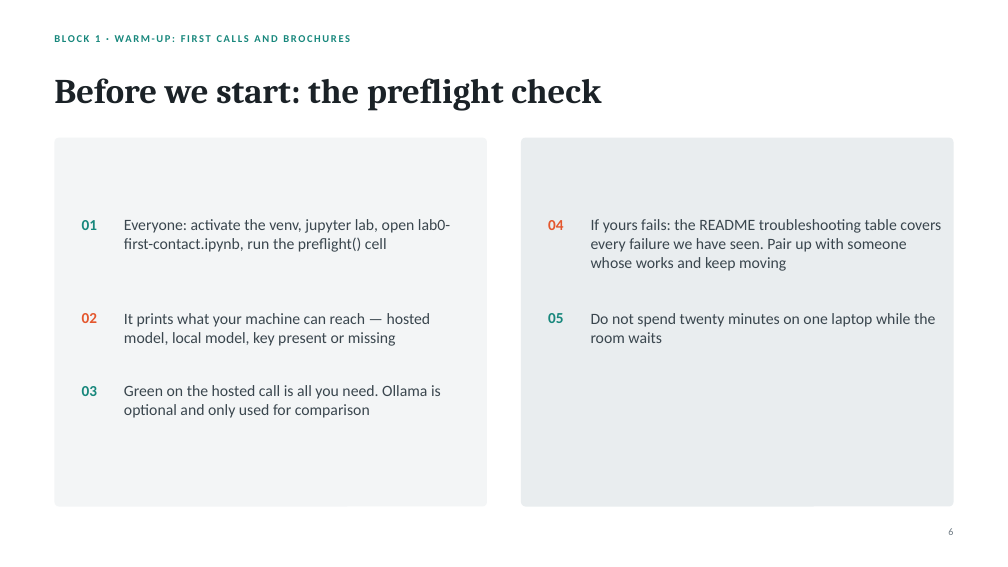
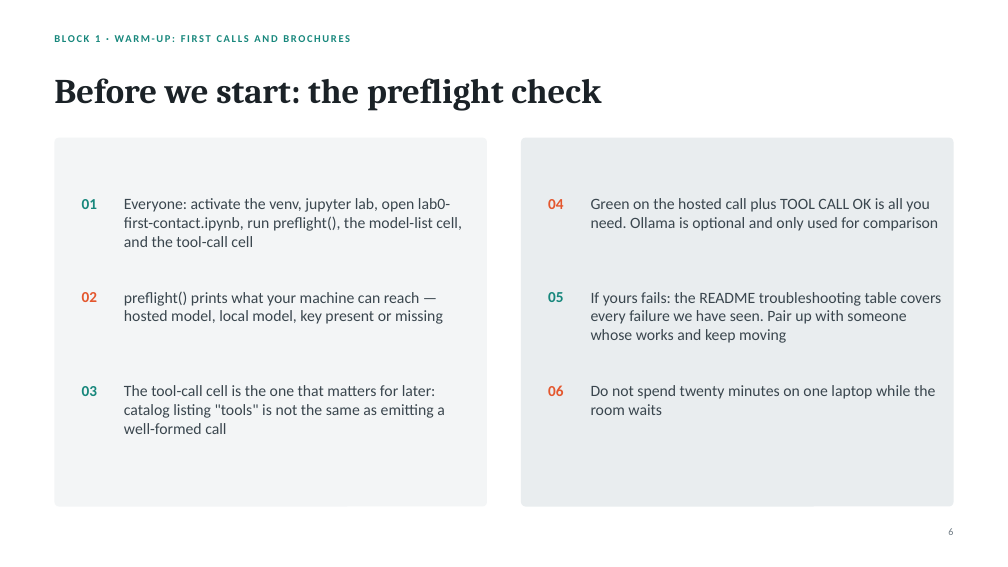
Before and after one commit to RickZee/ai-workshop, a slide deck: slide 6 of presentation/ai-handson-lab.pptx. Drawn at 1008x567 pixels with LibreOffice and Linux fonts; fonts in the diff are those of the drawing. Boxes give left, top, right and bottom in pixels: in the first picture for what was removed or moved away, otherwise in the second. Text is boxed around its words. In the diff, an @@ line names an element or a change of style, - is before the commit and + after.

```diff
--- a/presentation/ai-handson-lab.pptx
+++ b/presentation/ai-handson-lab.pptx
@@ text at [124,198,462,247]: text changed @@
-Everyone: activate the venv, jupyter lab, open lab0-first-contact.ipynb, run the preflight() cell
+Everyone: activate the venv, jupyter lab, open lab0-first-contact.ipynb, run preflight(), the model-list cell, and the tool-call cell
@@ text added at [591,198,938,231], 15 pt, text #3A464E @@
+Green on the hosted call plus TOOL CALL OK is all you need. Ollama is optional and only used for comparison
@@ text at [124,292,443,324]: text changed @@
-It prints what your machine can reach — hosted model, local model, key present or missing
+preflight() prints what your machine can reach — hosted model, local model, key present or missing
@@ 4 texts: place and size @@
-4 texts at [82,220,563,323]
+4 texts at [82,199,563,302]
@@ text "If yours fails: the README ...": place and size @@
-text "If yours fails: the README ..." at [591,219,941,271]
+text "If yours fails: the README ..." at [591,292,941,343]
@@ text at [124,385,445,434]: text changed @@
-Green on the hosted call is all you need. Ollama is optional and only used for comparison
+The tool-call cell is the one that matters for later: catalog listing "tools" is not the same as emitting a well-formed call
@@ text added at [548,385,563,396], 14.5 pt, text #E4572E, bold @@
+06
@@ text "Do not spend twenty minutes ...": place and size @@
-text "Do not spend twenty minutes ..." at [591,313,935,343]
+text "Do not spend twenty minutes ..." at [591,385,935,415]
```
